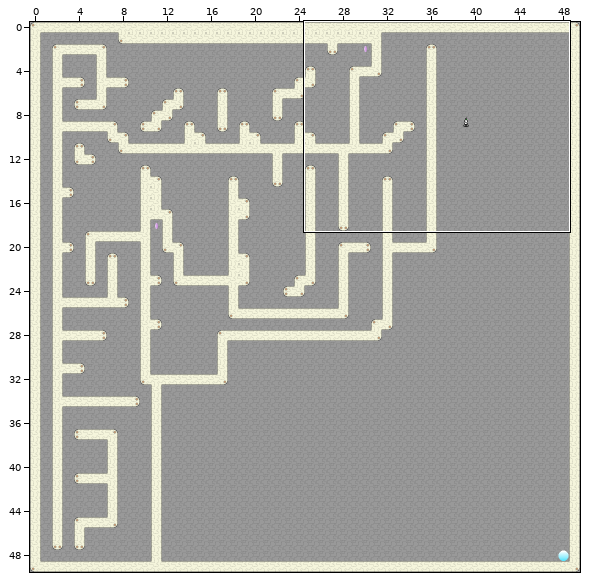
Tiled map, stored at maps/1.tmx. Above, an overview of the earlier version with the close-up marked.
Close-up. The starting point:
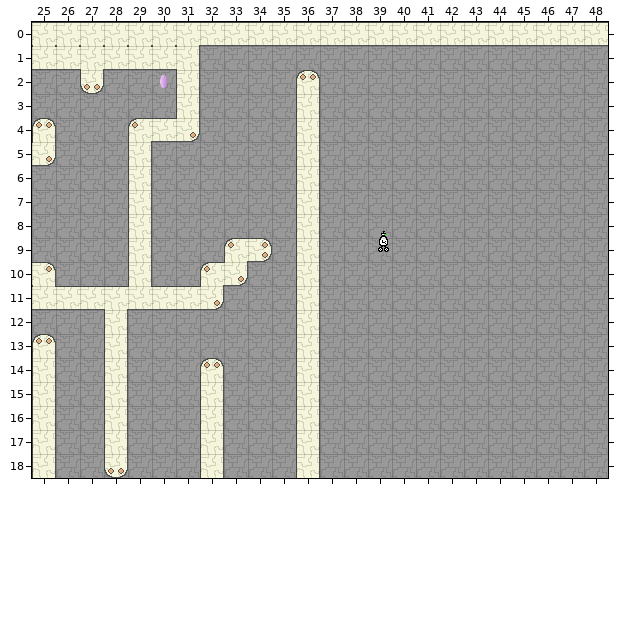
Cells are 24x24 px. Shown: x 25..48, y 0..18. The commit also changed other parts of the map, which this record leaves out.
The same view after the edit:
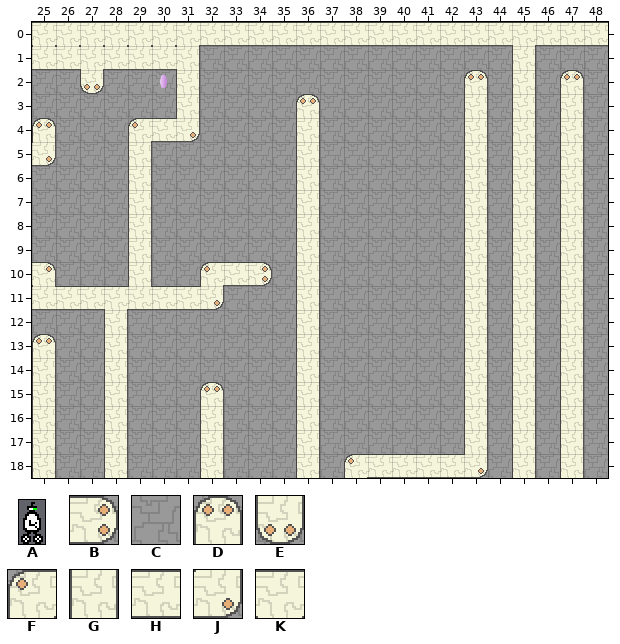
Key: from "Player": A 0; from "Tileset": B 3, C 4, D 6, E 7, F 8, G 10, H 11, J 13, K 14.
_ is an empty cell, . an unchanged one.
Objects are placed by their top-left corner, in cells (3,4 is the top-left corner of cell 3,4); size is 1x1 cell unless given.
What changed:
--- layer "Kachelebene 1"
@@ x 28..47 @@
- 0 .................H..
- 1 .................C..
- 2 ........D......C.C.C
- 3 ........G......C.C.C
- 4 ...............C.C.C
- 5 ...............C.C.C
- 6 ...............C.C.C
- 7 ...............C.C.C
- 8 ...............C.C.C
- 9 .....FB........C.C.C
-10 .....JC........C.C.C
-11 ...............C.C.C
-12 ...............C.C.C
-13 ...............C.C.C
-14 ....D..........C.C.C
-15 ....G..........C.C.C
-16 ...............C.C.C
-17 ...............C.C.C
-18 E.........CCCCCC.C.C
+ 0 .................K..
+ 1 .................G..
+ 2 ........C......D.G.D
+ 3 ........D......G.G.G
+ 4 ...............G.G.G
+ 5 ...............G.G.G
+ 6 ...............G.G.G
+ 7 ...............G.G.G
+ 8 ...............G.G.G
+ 9 .....CC........G.G.G
+10 .....HB........G.G.G
+11 ...............G.G.G
+12 ...............G.G.G
+13 ...............G.G.G
+14 ....C..........G.G.G
+15 ....D..........G.G.G
+16 ...............G.G.G
+17 ...............G.G.G
+18 G.........FHHHHJ.G.G
--- layer "Objektebene 1"
-A at 39.4,8.6 size 0.5x0.9
+(outside this view)
Boxes around the changes in both close-ups, in picture pixels (x1, y1, x2, y2):
changed: (512, 45, 536, 478)
changed: (296, 70, 320, 104)
changed: (344, 70, 488, 478)
changed: (560, 70, 584, 478)
changed: (224, 238, 272, 286)
changed: (200, 358, 224, 392)
changed: (104, 468, 128, 478)
